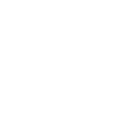
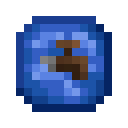
Layers edited between the first and the second 128px x 128px image:
showed group "usages" (8 layers) over [16, 16, 112, 112]
added layer "treetap" in group "usages" over [24, 24, 96, 96]
